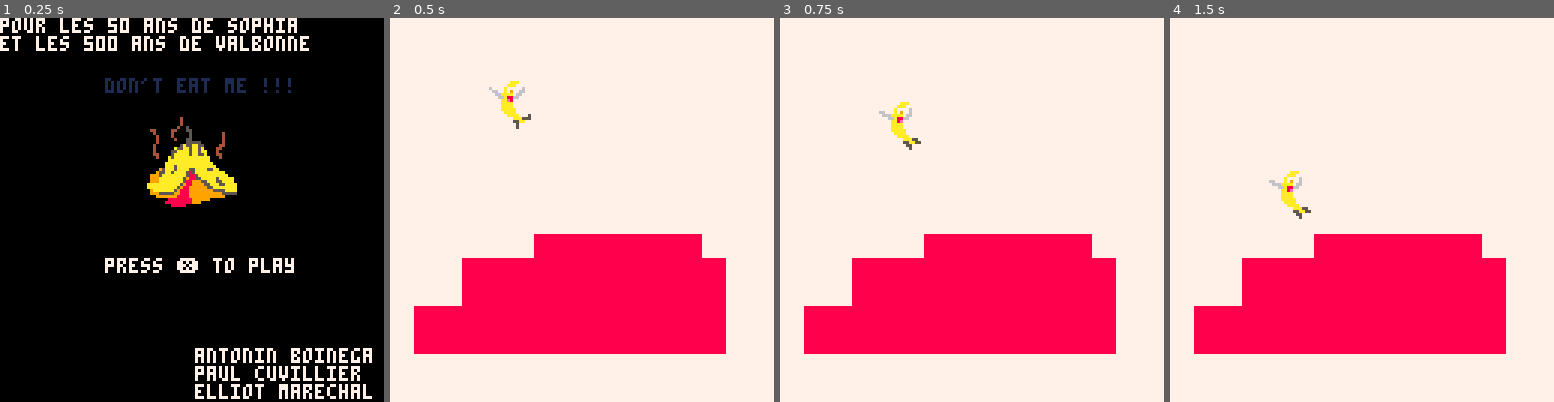
Above: before the commit, frames 1-4 (left to right).
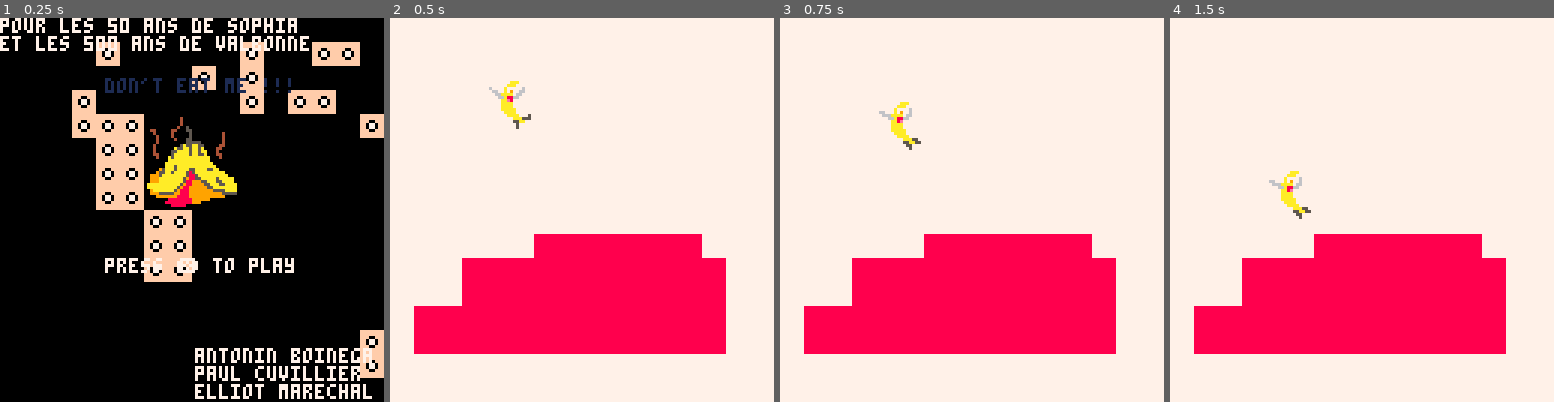
Above: after the commit, the same moments.

Repository: antonono/pico8
Game: PICO-8 cartridge carts/dontEatMe.p8
Same seed, same stepped clock (60 frames per second), same inputs: the game is played once before the commit and once after it.
Inputs:
- Up to frame 1 (0.25 s): no input
- Up to frame 2 (0.5 s): tap X (X key) at 0.33 s
- Up to frame 3 (0.75 s): no input
- Up to frame 4 (1.5 s): tap X (X key) at 1.07 s

The runs differ from the first frame. In frame 1, 9.1% of the frame differs, in the area x 18-100%, y 6-94%; in frame 2, nothing differs; in frame 3, nothing differs; in frame 4, nothing differs.

Commit message:
change apparance of personnage in animation

Diff:
--- a/carts/dontEatMe.p8
+++ b/carts/dontEatMe.p8
@@ -375,14 +375,14 @@
 f44444449999999999999999954444449544444499544444444444594444459999999b1111b9999944444444444445994404444444444444444fffff11111111
 444444449999999999999999954444449544444499955444444444594445599999999b1aa1b999994444444444444459444044444444444444ffffff11111111
 444444449999999999999999954444449544444499999555444444595559999999bbbb1aa1bbbb9944444444444444450444004444444444ffffffff11111111
-eee33eee7777777799999999bbbbbb0bb0bbbb0b7777777788888888bbbbbb0b9bbbbb1aa1bbbbb9bbbbbbbb44444444fffff4444444444fffffffff00000000
-e339933e71c1c1c799f99999bbbbbb0b00bbbb0b7777777788888888bbbbbb0bbbb99b1aa1b99bbbbbbbbbbb44444444ffff4444444444ff44ffffff00000000
-e399993e7c1c1c1799949f99bbbbbb0bbbbbbb0b7777777788888888bbbbbb0bbb999b1111b999bbbbbbbbbb44444444fff44444444444ff444fffff00000000
-3989989371c1c1c799444999bbbbbb0bbbbbbb0b7777777788888888bbbbbb0bbb9999b11b9999bbbbbbbbbbf4444444fff44444444444ff444444ff00000000
-399889937c1c1c179f949999bbbbbb0bbbbbbb0b7777777788888888bbbbbb0bbb99999bb99999bbbbbbbbbbff444444ff44444444444fff4444444f00000000
-3998899371c1c1c79999f999bbbbbb0bbbbbbb0b7777777788888888bbbbbb0bbb999999999999bbbbbbbbbbffff4444ff44444444444fff4444444f00000000
-e399993e7c1c1c1799999999bbbbbb0bbbbbbb0b777777778888888800bbbb0bb99999999999999b00000000fffffff4ff4444444444ffff4444444400000000
-ee3333ee7777777799999999bbbbbb0bbbbbbb0b7777777788888888b0bbbb0bb99999999999999bbbbbbbbbfffffffff4444444444fffff4444444400000000
+eee33eee7777777799999999bbbbbb0bb0bbbb0b7777777788888888bbbbbb0b9bbbbb1aa1bbbbb9bbbbbbbb44444444fffff4444444444fffffffffffffffff
+e339933e71c1c1c799f99999bbbbbb0b00bbbb0b7777777788888888bbbbbb0bbbb99b1aa1b99bbbbbbbbbbb44444444ffff4444444444ff44ffffffffffffff
+e399993e7c1c1c1799949f99bbbbbb0bbbbbbb0b7777777788888888bbbbbb0bbb999b1111b999bbbbbbbbbb44444444fff44444444444ff444ffffffff00fff
+3989989371c1c1c799444999bbbbbb0bbbbbbb0b7777777788888888bbbbbb0bbb9999b11b9999bbbbbbbbbbf4444444fff44444444444ff444444ffff0770ff
+399889937c1c1c179f949999bbbbbb0bbbbbbb0b7777777788888888bbbbbb0bbb99999bb99999bbbbbbbbbbff444444ff44444444444fff4444444fff0770ff
+3998899371c1c1c79999f999bbbbbb0bbbbbbb0b7777777788888888bbbbbb0bbb999999999999bbbbbbbbbbffff4444ff44444444444fff4444444ffff00fff
+e399993e7c1c1c1799999999bbbbbb0bbbbbbb0b777777778888888800bbbb0bb99999999999999b00000000fffffff4ff4444444444ffff44444444ffffffff
+ee3333ee7777777799999999bbbbbb0bbbbbbb0b7777777788888888b0bbbb0bb99999999999999bbbbbbbbbfffffffff4444444444fffff44444444ffffffff
 24354454545454540754545454743425f5f5f5f5f5f5f5f5f5f5f5f5f5f5f5f5f2f2f2f2f2f2f2f2f2f2f2f2f2f2f2f2f5f5f5f5f5f5f5f5f5f5f5f5f5f5f5f5
 f5f4b61687971616161626271616161616161616879716161616161616161616161616268797161616161616161687971616161616161616168797161616d5d4
 24354407070707070754545454743425f5f5f5f5f5f5f5f5f5f5f5f5f5f5f5f5f2f2f2f2f2f2f2f2f2f2f2f2f2f2f2f2f5f5f5f5f5f5f5f5f5f5f5f5f5f5f5f5
@@ -451,21 +451,21 @@
 0202020202020202020202020000000002020202020202020202020200000000020202020202020202020000000000000202020202020202020200000000000000000000900000904040804080404040400000008000800040404000404040004000000000000000404040404040400010000080800004804040804040404000
 0000000000000000000000000000000000000000000000000000000000000000000000000000000000000000000000000000000000000000000000000000000000000000000000000000000000000000000000000000000000000000000000000000000000000000000000000000000000000000000000000000000000000000
 __map__
-42534445454545454545454545474352717171717151515171717171717171716f6f6f6f6f6f6f6f6f6f6f6f6f6f6f6f5f5f5f5f5f5f5f5f5f5f5f5f5f5f5f5f5f5f5f5f5f5f5f5f5f5f5f5f5f5f5f5f5f5f5f5f5f5f5f5f5f5f5f5f5f5f5f5f5f5f5f5f5f5f5f5f5f5f5f5f5f5f5f5f5f5f5f5f5f5f5f5f5f5f5f5f5f5f5f5f
-42534445454545454545454545474352717171717151515171717171717171716f6f6f6f6f6f6f6f6f6f6f6f6f6f6f6f5f5f5f5f5f5f5f5f5f5f5f5f5f5f5f5f5f5f5f5f5f5f5f5f5f5f5f5f5f5f5f5f5f5f5f5f5f5f5f5f5f5f5f5f5f5f5f5f5f5f5f5f5f5f5f5f5f5f5f5f5f5f5f5f5f5f5f5f5f5f5f5f5f5f5f5f5f5f5f5f
-42534445454545454545454545474352717171717151515175757171717171716f6f6f6f6f6f6f6f6f6f6f6f6f6f6f6f5f5f5f5f5f5f5f5f5f5f5f5f5f5f5f5f5f5f5f5f5f5f5f5f5f5f5f5f5f5f5f5f5f5f5f5f5f5f5f5f5f5f5f5f5f5f5f5f5f5f5f5f5f5f5f5f5f5f5f5f5f5f5f5f5f5f5f5f5f5f5f5f5f5f5f5f5f5f5f5f
-42534445707070707070704545474352717171717171715175757171717171716f6f6f6f6f6f6f6f6f6f6f6f6f6f6f6f5f5f5f5f5f5f5f5f5f5f5f5f5f5f5f5f5f5f5f5f5f5f5f5f5f5f5f5f5f5f5f5f5f5f5f5f5f5f5f5f5f5f5f5f5f5f5f5f5f5f5f5f5f5f5f5f5f5f5f5f5f5f5f5f5f5f5f5f5f5f5f5f5f5f5f5f5f5f5f5f
-42534445454545454545454545474352717171717171715175757171717171716f6f6f6f566f6f6f6f6f6f6f6f6f6f6f5f5f5f5f5f5f5f5f5f5f5f5f5f5f5f5f5f5f5f5f5f5f5f5f5f5f5f5f5f5f5f5f5f5f5f5f5f5f5f5f5f5f5f5f5f5f5f5f5f5f5f5f5f5f5f5f5f5f5f5f5f5f5f5f5f5f5f5f5f5f5f5f5f5f5f5f5f5f5f5f
-42534445454545454545454555474352717171717171715175757171717171714a4a4a4a746f6f6f6f6f6f6f6f6f6f6f5f5f5f5f5f5f5f5f5f5f5f5f5f5f5f5f5f4f6b61615d4e4e4e4e4e4e4e4e4e4e4e4e4e4e4e4e4e4e4e4e4e4e4e4e4e4e4e4e4e4e4e4e4e4e4e4e4e4e4e4e4e4e4e4e4e4e4e4e4e4e4e4e4e4e4e4e4e6d
-42534445454545454545707070474352717171717171715175757171717171714c4c4c4c736f6f6f6f6f6f6f6f6f6f6f5f5f5f5f5f5f5f5f5f5f5f5f5f5f5f5f5f4f6b6261654b4b4b4b4b4b4b4b4b4b4b4b4b4b4b4b4b4b4b4b4b4b4b4b4b4b4b4b4b4b4b4b4b4b4b4b4b4b4b4b4b4b4b4b4b4b4b4b4b4b4b4b4b4b4b4b5c4d
-42534445454545454545554545474352717171717171715175757171717171714c4c4c4c736f6f6f6f6f6f6f6f6f6f6f5f5f5f5f5f5f5f5f5f5f5f5f5f5f5f5f5f4f6b61616161616161616161616161616161616161616161616161616869616161616162616161616161626161616161616161616161616161616161615d4d
-42534445454545454545454545474352717151515151515175757171717171717a7a7a7a776f6f6f6f6f6f6f6f6f6f6f5f5f5f5f5f5f5f5f5f5f5f5f5f5f5f5f5f4f6b61726161616161617261616261616161616172616261616161617879616161616161616161616161616161616161726161616161616161616162615d4d
-42534470707070707045454545474352717151757575757575757171717171716f6f6f6f546f6f6f6f6f6f6f6f6f6f6f5f5f5f5f5f5f5f5f5f5f5f5f5f5f5f5f5f4f6b61617261616161616161616161616161616161616161616161616161616161616161616172616161617261616161616161616161616261616161615d4d
-425344454545454545454545454743527171517175006f0000757171717171716f6f6f6f6f6f6f6f6f6f6f6f6f6f6f6f5f5f5f5f5f5f5f5f5f5f5f5f5f5f5f5f5f4f6b61616161616161726161616161616161626161616161616161616172616161616161616161616161616161616161616161616161616161616161615d4d
-425344454545454545454545454743527171517175006f000075717171717171414141414141414141414141414141415f5f5f5f5f5f5f5f5f5f5f5f5f5f5f5f5f4f6b61686961616261616161617261616161616869616161617261626161616161726161616161616261616161686961616161616261616168696172615d4d
-425344454555454545457045454743527171517175000000007571717171717141414141414141414108090e0f4141415f5f5f5f5f5f5f5f5f5f5f5f5f5f5f5f5f4f6b61787961616161616161626161616161617879616261616161616161616161616161616161616161616161787961616161616161616178796161615d4d
-425344454545454545457045454743527171517175414141417571717171717141414141414141414118191e1f4141415f5f5f5f5f5f5f5f5f5f5f5f5f5f5f5f5f4f5c5e5e5e5e5e5e5e5e5e5e5e5e5e5e5e5e5e5e5e5e5e5e5e5e5e5e5e5e5e5e5e5e5e5e5e5e5e5e5e5e5e5e5e5e5e5e5e5e5e5e5e5e5e5761616161615d4d
-4253444545464545455570454547435271715171754141414175717171717171414141414141414141414141414141415f5f5f5f5f5f5f5f5f5f5f5f5f5f5f5f5f505a5a5a5a5a5a5a5a5a5a5a5a5a5a5a5a5a5a5a5a5a5a5a5a5a5a5a5a5a5a5a5a5a5a5a5a5a5a5a5a5a5a5a5a5a5a5a5a5a5a5a5a5a5a6661617261615d4d
+4253444545454545454545454547435271717171715f5f5f71717171717171716f6f6f6f6f6f6f6f6f6f6f6f6f6f6f6f5f5f5f5f5f5f5f5f5f5f5f5f5f5f5f5f5f5f5f5f5f5f5f5f5f5f5f5f5f5f5f5f5f5f5f5f5f5f5f5f5f5f5f5f5f5f5f5f5f5f5f5f5f5f5f5f5f5f5f5f5f5f5f5f5f5f5f5f5f5f5f5f5f5f5f5f5f5f5f5f
+4253444545454545454545454547435271717171717f5f5f71717171717171716f6f6f6f6f6f6f6f6f6f6f6f6f6f6f6f5f5f5f5f5f5f5f5f5f5f5f5f5f5f5f5f5f5f5f5f5f5f5f5f5f5f5f5f5f5f5f5f5f5f5f5f5f5f5f5f5f5f5f5f5f5f5f5f5f5f5f5f5f5f5f5f5f5f5f5f5f5f5f5f5f5f5f5f5f5f5f5f5f5f5f5f5f5f5f5f
+4253444545454545454545454547435271717171715f5f5f75757171717171716f6f6f6f6f6f6f6f6f6f6f6f6f6f6f6f5f5f5f5f5f5f5f5f5f5f5f5f5f5f5f5f5f5f5f5f5f5f5f5f5f5f5f5f5f5f5f5f5f5f5f5f5f5f5f5f5f5f5f5f5f5f5f5f5f5f5f5f5f5f5f5f5f5f5f5f5f5f5f5f5f5f5f5f5f5f5f5f5f5f5f5f5f5f5f5f
+42534445707070707070704545474352717171717171715f75757171717171716f6f6f6f6f6f6f6f6f6f6f6f6f6f6f6f5f5f5f5f5f5f5f5f5f5f5f5f5f5f5f5f5f5f5f5f5f5f5f5f5f5f5f5f5f5f5f5f5f5f5f5f5f5f5f5f5f5f5f5f5f5f5f5f5f5f5f5f5f5f5f5f5f5f5f5f5f5f5f5f5f5f5f5f5f5f5f5f5f5f5f5f5f5f5f5f
+42534445454545454545454545474352717171717171715f75757171717171716f6f6f6f566f6f6f6f6f6f6f6f6f6f6f5f5f5f5f5f5f5f5f5f5f5f5f5f5f5f5f5f5f5f5f5f5f5f5f5f5f5f5f5f5f5f5f5f5f5f5f5f5f5f5f5f5f5f5f5f5f5f5f5f5f5f5f5f5f5f5f5f5f5f5f5f5f5f5f5f5f5f5f5f5f5f5f5f5f5f5f5f5f5f5f
+42534445454545454545454555474352717171717171715f75757171717171714a4a4a4a746f6f6f6f6f6f6f6f6f6f6f5f5f5f5f5f5f5f5f5f5f5f5f5f5f5f5f5f4f6b61615d4e4e4e4e4e4e4e4e4e4e4e4e4e4e4e4e4e4e4e4e4e4e4e4e4e4e4e4e4e4e4e4e4e4e4e4e4e4e4e4e4e4e4e4e4e4e4e4e4e4e4e4e4e4e4e4e4e6d
+42534445454545454545707070474352717171717171715f75757171717171714c4c4c4c736f6f6f6f6f6f6f6f6f6f6f5f5f5f5f5f5f5f5f5f5f5f5f5f5f5f5f5f4f6b6261654b4b4b4b4b4b4b4b4b4b4b4b4b4b4b4b4b4b4b4b4b4b4b4b4b4b4b4b4b4b4b4b4b4b4b4b4b4b4b4b4b4b4b4b4b4b4b4b4b4b4b4b4b4b4b4b5c4d
+42534445454545454545554545474352717171717171715f75757171717171714c4c4c4c736f6f6f6f6f6f6f6f6f6f6f5f5f5f5f5f5f5f5f5f5f5f5f5f5f5f5f5f4f6b61616161616161616161616161616161616161616161616161616869616161616162616161616161626161616161616161616161616161616161615d4d
+4253444545454545454545454547435271715f5f5f5f5f5f75757171717171717a7a7a7a776f6f6f6f6f6f6f6f6f6f6f5f5f5f5f5f5f5f5f5f5f5f5f5f5f5f5f5f4f6b61726161616161617261616261616161616172616261616161617879616161616161616161616161616161616161726161616161616161616162615d4d
+4253447070707070704545454547435271715f757575757575757171717171716f6f6f6f546f6f6f6f6f6f6f6f6f6f6f5f5f5f5f5f5f5f5f5f5f5f5f5f5f5f5f5f4f6b61617261616161616161616161616161616161616161616161616161616161616161616172616161617261616161616161616161616261616161615d4d
+4253444545454545454545454547435271715f7175002e0000757171717171716f6f6f6f6f6f6f6f6f6f6f6f6f6f6f6f5f5f5f5f5f5f5f5f5f5f5f5f5f5f5f5f5f4f6b61616161616161726161616161616161626161616161616161616172616161616161616161616161616161616161616161616161616161616161615d4d
+4253444545454545454545454547435271715f7175002e000075717171717171414141414141414141414141414141415f5f5f5f5f5f5f5f5f5f5f5f5f5f5f5f5f4f6b61686961616261616161617261616161616869616161617261626161616161726161616161616261616161686961616161616261616168696172615d4d
+4253444545554545454570454547435271715f7175000000007571717171717141414141414141414108090e0f4141415f5f5f5f5f5f5f5f5f5f5f5f5f5f5f5f5f4f6b61787961616161616161626161616161617879616261616161616161616161616161616161616161616161787961616161616161616178796161615d4d
+4253444545454545454570454547435271715f7175414141417571717171717141414141414141414118191e1f4141415f5f5f5f5f5f5f5f5f5f5f5f5f5f5f5f5f4f5c5e5e5e5e5e5e5e5e5e5e5e5e5e5e5e5e5e5e5e5e5e5e5e5e5e5e5e5e5e5e5e5e5e5e5e5e5e5e5e5e5e5e5e5e5e5e5e5e5e5e5e5e5e5761616161615d4d
+4253444545464545455570454547435271715f71754141414175717171717171414141414141414141414141414141415f5f5f5f5f5f5f5f5f5f5f5f5f5f5f5f5f505a5a5a5a5a5a5a5a5a5a5a5a5a5a5a5a5a5a5a5a5a5a5a5a5a5a5a5a5a5a5a5a5a5a5a5a5a5a5a5a5a5a5a5a5a5a5a5a5a5a5a5a5a5a6661617261615d4d
 4253444545454545454570454547435271717171717171717171717171717171757575757575757575757575757575755f5f5f5f5f5f5f5f5f5f5f5f5f5f5f5f5f604e4e4e4e4e4e4e4e4e4e4e4e4e4e4e4e4e4e4e4e4e4e4e4e4e4e4e4e4e4e4e4e4e4e4e4e4e4e4e4e4e4e4e4e4e4e4e4e4e4e4e4e4e4e6661616161615d4d
 425344704545704545457045454743523f00003f3f0000000000000000000000757575757575757575757575757575755f5f5f5f5f5f5f5f5f5f5f5f5f5f5f5f5f4f5c4b4b4b4b4b4b4b4b4b4b4b4b4b4b4b4b4b4b4b4b4b4b4b4b4b4b4b4b4b4b4b4b4b4b4b4b4b4b4b4b4b4b4b4b4b4b4b4b4b4b4b4b4b6761616161615d4d
 425344454545454545457045554743523f003f3f7f3f3f3f3f3f7f3f3f7f7f3f757575757575757575757575757575755f5f5f5f5f5f5f5f5f5f5f5f5f5f5f5f5f4f6b61616161616161616168696161616161616161616161616161616161616161616161616161616161616161686961616161616172616161616161615d4d
Not shown, changed: todo.txt
